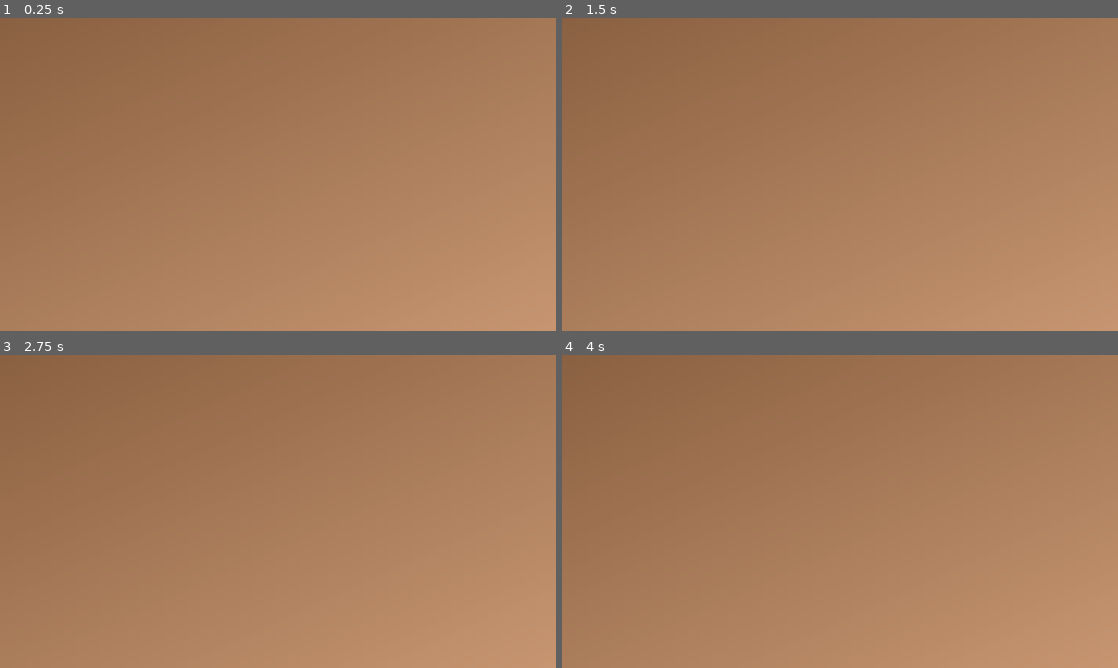
Above: before the commit, frames 1-4 (two rows, left to right).
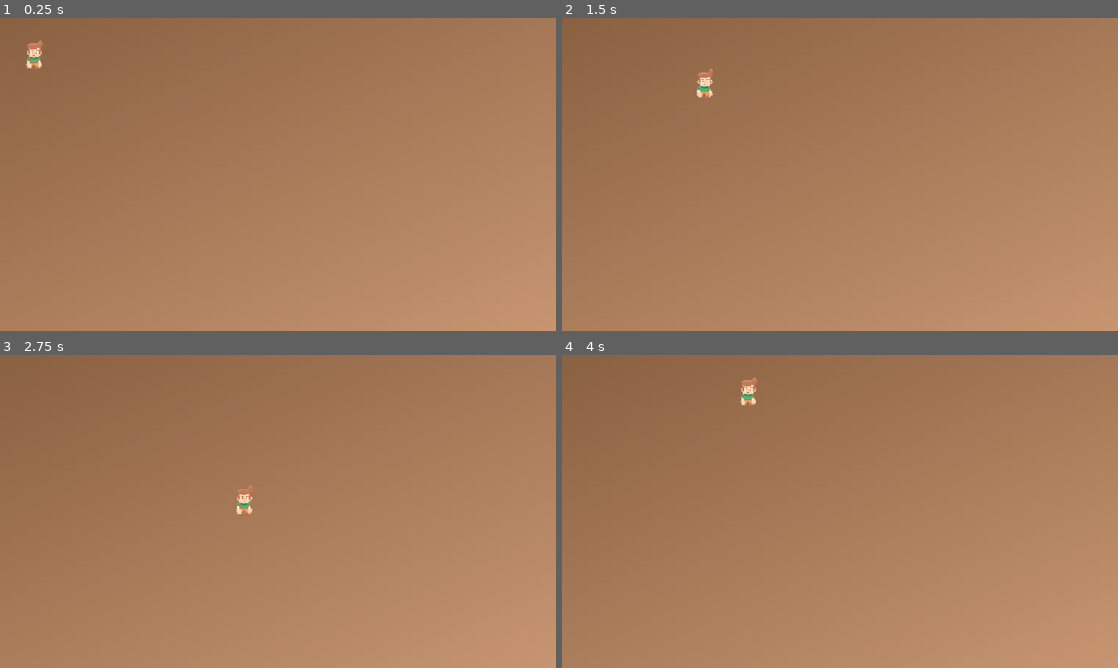
Above: after the commit, the same moments.

Repository: iliqnew/clueless
Game: Godot game, scene res://main.tscn
Same seed, same stepped clock (60 frames per second), same inputs: the game is played once before the commit and once after it.
Inputs:
- Up to frame 1 (0.25 s): no input
- Up to frame 2 (1.5 s): tap Enter at 0.5 s; hold D (right, bound only after the commit) 0.53-1.28 s; hold S (down, bound only after the commit) from 1.28 s (still down)
- Up to frame 3 (2.75 s): release S (down, bound only after the commit) at 2.03 s; hold D (right, bound only after the commit) from 2.03 s (still down)
- Up to frame 4 (4 s): release D (right, bound only after the commit) at 2.78 s; hold W (up, bound only after the commit) 2.78-3.53 s; hold A (left, bound only after the commit) from 3.53 s (still down)

The runs differ from the first frame. In frame 1, 0.2% of the frame differs, in the area x 4-8%, y 7-17%; in frame 2, 0.2%; in frame 3, 0.2%; in frame 4, 0.2%.

Commit message:
Add moving player

Diff:
--- /dev/null
+++ b/keyboard_e.svg
@@ -0,0 +1,6 @@
+<svg width="64" height="64" xmlns="http://www.w3.org/2000/svg" xmlns:xlink="http://www.w3.org/1999/xlink">
+  <defs/>
+  <g>
+    <path stroke="none" fill="#FFFFFF" d="M24 22 L24 42 40 42 40 38 28 38 28 34 40 34 40 30 28 30 28 26 40 26 40 22 24 22 M16 8 L48 8 Q56 8 56 16 L56 48 Q56 56 48 56 L16 56 Q8 56 8 48 L8 16 Q8 8 16 8"/>
+  </g>
+</svg>
--- a/main.tscn
+++ b/main.tscn
@@ -4,6 +4,7 @@
 [ext_resource type="Script" uid="uid://c2jpj2v03dt7v" path="res://dialogue_manager.gd" id="2_1bvp3"]
 [ext_resource type="Script" uid="uid://bpm8mrrug15gl" path="res://dialogue_pane.gd" id="2_h2yge"]
 [ext_resource type="FontFile" uid="uid://cxgl8wub4vfgb" path="res://Collection.ttf" id="3_h2yge"]
+[ext_resource type="PackedScene" uid="uid://cqy42et3mtxtw" path="res://player.tscn" id="5_lquwl"]
 
 [sub_resource type="Gradient" id="Gradient_ig7tw"]
 colors = PackedColorArray(0.5154629, 0.3575466, 0.23736697, 1, 0.8196129, 0.6189747, 0.471861, 1)
@@ -66,3 +67,6 @@
 size_flags_vertical = 1
 theme_override_fonts/font = ExtResource("3_h2yge")
 text = "Test words from a very wise prophet!"
+
+[node name="Player" parent="." unique_id=521609202 instance=ExtResource("5_lquwl")]
+position = Vector2(71, 76)
--- /dev/null
+++ b/npc.tscn
@@ -0,0 +1,17 @@
+[gd_scene format=3 uid="uid://vc1ls5jeehot"]
+
+[ext_resource type="Texture2D" uid="uid://pmdjujm12bip" path="res://npc.png" id="1_ideak"]
+
+[sub_resource type="RectangleShape2D" id="RectangleShape2D_caca7"]
+size = Vector2(100, 100)
+
+[node name="NPC" type="Node2D" unique_id=1634797251]
+
+[node name="TalkTrigger" type="Area2D" parent="." unique_id=1264624414]
+
+[node name="CollisionShape2D" type="CollisionShape2D" parent="TalkTrigger" unique_id=686156946]
+shape = SubResource("RectangleShape2D_caca7")
+
+[node name="Sprite2D" type="Sprite2D" parent="." unique_id=21530301]
+scale = Vector2(0.3, 0.3)
+texture = ExtResource("1_ideak")
--- /dev/null
+++ b/player.gd
@@ -0,0 +1,10 @@
+class_name Player
+extends CharacterBody2D
+
+@export var speed: float = 300.0
+
+func _physics_process(_delta: float) -> void:
+	var direction = Input.get_vector("left", "right", "up", "down")
+	velocity = direction * speed
+
+	move_and_slide()
--- /dev/null
+++ b/player.tscn
@@ -0,0 +1,18 @@
+[gd_scene format=3 uid="uid://cqy42et3mtxtw"]
+
+[ext_resource type="Texture2D" uid="uid://dewqm3wv802wp" path="res://player.png" id="1_4flbx"]
+[ext_resource type="Script" uid="uid://bwavjyh3hfrws" path="res://player.gd" id="1_onrkg"]
+
+[sub_resource type="RectangleShape2D" id="RectangleShape2D_caca7"]
+
+[node name="Player" type="CharacterBody2D" unique_id=521609202]
+script = ExtResource("1_onrkg")
+
+[node name="CollisionShape2D" type="CollisionShape2D" parent="." unique_id=1522362181]
+shape = SubResource("RectangleShape2D_caca7")
+
+[node name="Sprite2D" type="Sprite2D" parent="." unique_id=1729613953]
+scale = Vector2(0.3, 0.3)
+texture = ExtResource("1_4flbx")
+
+[node name="InteractKeySprite" type="Sprite2D" parent="." unique_id=1074902464]
--- a/project.godot
+++ b/project.godot
@@ -24,6 +24,33 @@
 window/stretch/mode="canvas_items"
 window/stretch/aspect="expand"
 
+[input]
+
+left={
+"deadzone": 0.2,
+"events": [Object(InputEventKey,"resource_local_to_scene":false,"resource_name":"","device":-1,"window_id":0,"alt_pressed":false,"shift_pressed":false,"ctrl_pressed":false,"meta_pressed":false,"pressed":false,"keycode":0,"physical_keycode":65,"key_label":0,"unicode":97,"location":0,"echo":false,"script":null)
+, Object(InputEventKey,"resource_local_to_scene":false,"resource_name":"","device":-1,"window_id":0,"alt_pressed":false,"shift_pressed":false,"ctrl_pressed":false,"meta_pressed":false,"pressed":false,"keycode":0,"physical_keycode":4194319,"key_label":0,"unicode":0,"location":0,"echo":false,"script":null)
+]
+}
+right={
+"deadzone": 0.2,
+"events": [Object(InputEventKey,"resource_local_to_scene":false,"resource_name":"","device":-1,"window_id":0,"alt_pressed":false,"shift_pressed":false,"ctrl_pressed":false,"meta_pressed":false,"pressed":false,"keycode":0,"physical_keycode":68,"key_label":0,"unicode":100,"location":0,"echo":false,"script":null)
+, Object(InputEventKey,"resource_local_to_scene":false,"resource_name":"","device":-1,"window_id":0,"alt_pressed":false,"shift_pressed":false,"ctrl_pressed":false,"meta_pressed":false,"pressed":false,"keycode":0,"physical_keycode":4194321,"key_label":0,"unicode":0,"location":0,"echo":false,"script":null)
+]
+}
+up={
+"deadzone": 0.2,
+"events": [Object(InputEventKey,"resource_local_to_scene":false,"resource_name":"","device":-1,"window_id":0,"alt_pressed":false,"shift_pressed":false,"ctrl_pressed":false,"meta_pressed":false,"pressed":false,"keycode":0,"physical_keycode":87,"key_label":0,"unicode":119,"location":0,"echo":false,"script":null)
+, Object(InputEventKey,"resource_local_to_scene":false,"resource_name":"","device":-1,"window_id":0,"alt_pressed":false,"shift_pressed":false,"ctrl_pressed":false,"meta_pressed":false,"pressed":false,"keycode":0,"physical_keycode":4194320,"key_label":0,"unicode":0,"location":0,"echo":false,"script":null)
+]
+}
+down={
+"deadzone": 0.2,
+"events": [Object(InputEventKey,"resource_local_to_scene":false,"resource_name":"","device":-1,"window_id":0,"alt_pressed":false,"shift_pressed":false,"ctrl_pressed":false,"meta_pressed":false,"pressed":false,"keycode":0,"physical_keycode":83,"key_label":0,"unicode":115,"location":0,"echo":false,"script":null)
+, Object(InputEventKey,"resource_local_to_scene":false,"resource_name":"","device":-1,"window_id":0,"alt_pressed":false,"shift_pressed":false,"ctrl_pressed":false,"meta_pressed":false,"pressed":false,"keycode":0,"physical_keycode":4194322,"key_label":0,"unicode":0,"location":0,"echo":false,"script":null)
+]
+}
+
 [physics]
 
 3d/physics_engine="Jolt Physics"
Not shown, added: keyboard_e.svg.import
Binary file added: npc.png
Not shown, added: npc.png.import
Not shown, added: player.gd.uid
Binary file added: player.png
Not shown, added: player.png.import
